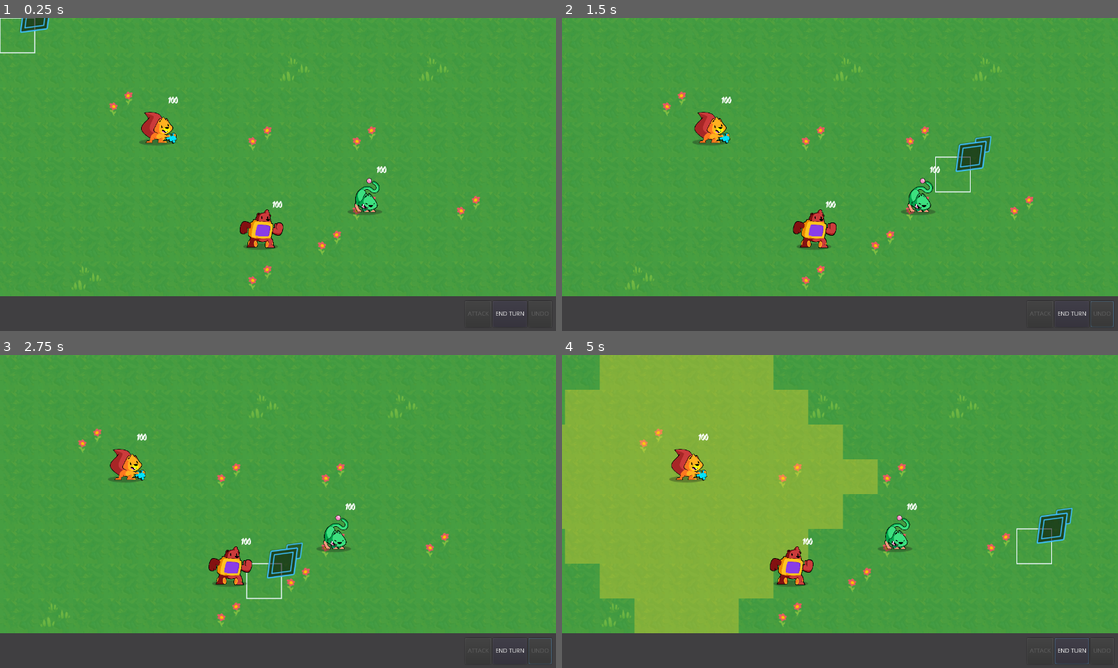
Above: before the commit, frames 1-4 (two rows, left to right).
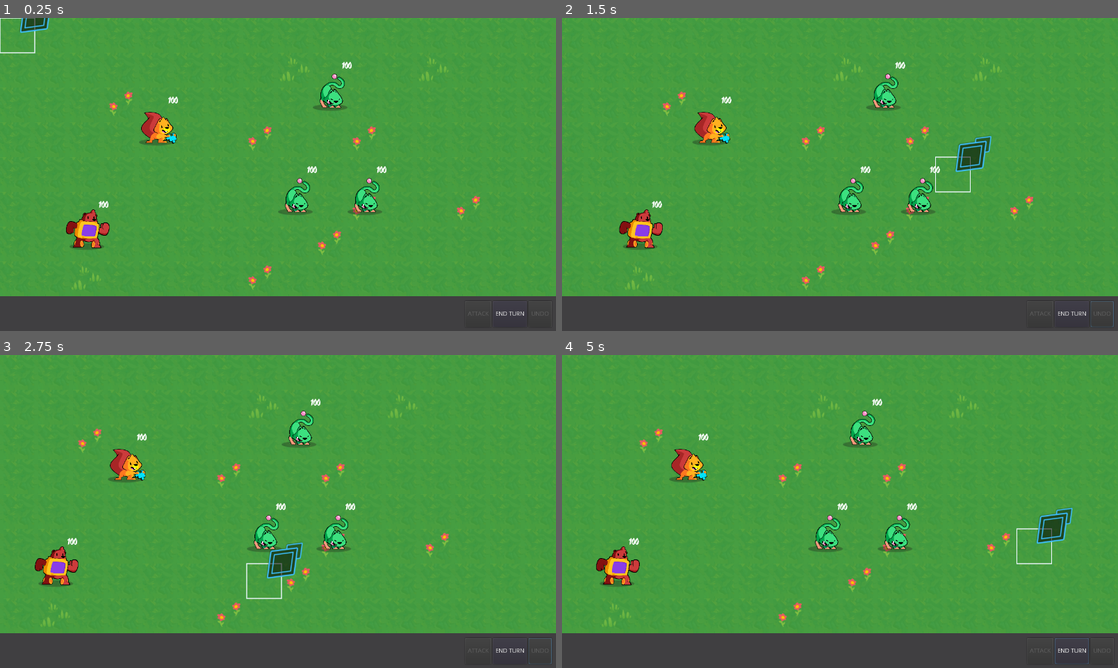
Above: after the commit, the same moments.

Repository: quaaludefood/lorelockers
Game: Godot game, scene res://Main.tscn
Two runs of this game, one before a commit and one after it. Both use one fixed random seed, a clock stepped at 60 frames per second and the inputs below.
Inputs (mouse positions are in pixels of both pictures, inside the frame that each line leads up to):
- Up to frame 1 (0.25 s): no input
- Up to frame 2 (1.5 s): click "END TURN" at 0.5 s; tap Enter (ui_accept) at 1.25 s; move the mouse to (962, 158) at 1.27 s; press the mouse at (962, 158) at 1.28 s; hold Right (ui_right) from 1.28 s (still down)
- Up to frame 3 (2.75 s): tap Enter (ui_accept) at 1.52, 1.55, 1.82 s; release Right (ui_right) at 2 s; release the mouse at (400, 495) at 2 s; drag from (166, 527) to (250, 574) at 2.02 s
- Up to frame 4 (5 s): tap Enter (ui_accept) at 2.75, 3.05, 4.25, 4.52, 4.55, 4.82 s; move the mouse to (895, 442) at 2.77 s; press the mouse at (895, 442) at 2.78 s; hold Right (ui_right) 2.78-3.5 s; release the mouse at (895, 442) at 3.5 s; drag from (812, 574) to (673, 464) at 3.52 s; move the mouse to (1006, 558) at 4.27 s; press the mouse at (1006, 558) at 4.28 s; hold Left (ui_left) from 4.28 s (still down); tap Space (debug_info) at 4.9 s

The runs differ from the first frame. In frame 1, 2.1% of the frame differs, in the area x 11-64%, y 14-74%; in frame 2, 2.1%; in frame 3, 2.1%; in frame 4, 37%, in the area x 0-58%, y 0-89%.
Error after the commit: Invalid get index '0' (on base: 'Dictionary'). (res://GameBoard/GameBoard.gd:130)

Commit message:
AI stuff in progress!
Signed-off-by: plxpm5@gmail.com <philippa@thefusionworks.com>

Diff:
--- a/GameBoard/Cursor/Cursor.gd
+++ b/GameBoard/Cursor/Cursor.gd
@@ -24,16 +24,13 @@
 func _ready() -> void:
 	_timer.wait_time = ui_cooldown
 	position = grid.calculate_map_position(cell)
-	print(_main)
+
 
 func _unhandled_input(event: InputEvent) -> void:
 	# Navigating cells with the mouse.
 	if event is InputEventMouseMotion:
-		#Old code
-		#self.cell = grid.calculate_grid_coordinates(event.position)
 		self.cell = grid.calculate_grid_coordinates(_main.get_global_mouse_position())
-	# Trying to select something in a cell.
-	elif event.is_action_pressed("click") or event.is_action_pressed("ui_accept"):
+	elif event.is_action_pressed("click"):
 		emit_signal("accept_pressed", cell)
 		get_tree().set_input_as_handled()
 
--- a/GameBoard/GameBoard.gd
+++ b/GameBoard/GameBoard.gd
@@ -7,14 +7,16 @@
 ## Resource of type Grid.
 export var grid: Resource
 
-## Mapping of coordinates of a cell to a reference to the unit it contains.
 var _units := {}
+var _friendly_units := []
+var _enemy_units := []
 var _active_unit: Unit
 var _last_moved_unit: Unit
 var _active_unit_starting_position :=  Vector2.ZERO
 var _walkable_cells := []
 var _attack_mode:= false
 var _target_unit: Unit
+var _is_player_turn := false
 
 onready var _unit_overlay: UnitOverlay = $UnitOverlay
 onready var _attack_overlay: AttackOverlay = $AttackOverlay
@@ -25,9 +27,9 @@
 onready var _endturnbutton: Button = get_node("../UI/Interface/Buttons/EndTurnButton")
 onready var _undobutton: Button = get_node("../UI/Interface/Buttons/UndoButton")
 
-
+####Generic functions
 func _ready() -> void:
-	_reinitialize()
+	_is_player_turn = true
 	_attackbutton.connect("attack_pressed", self, "scope_attack")
 	_endturnbutton.connect("endturn_pressed", self, "end_turn")
 	_undobutton.connect("undo_pressed", self, "undo_move")
@@ -35,8 +37,140 @@
 	_undobutton.disabled = true
 	_attackbutton.disabled = true
 
-
+	var all_units = []
+	for child in get_children():
+		var unit := child as Unit
+		if not unit:
+			continue
+		all_units.append(unit)
+		if unit.is_friendly():
+			_friendly_units.append(unit)
+		else:
+			_enemy_units.append(unit)
+
+	for unit in all_units:
+		unit.setup(all_units)
+
+	for unit in _friendly_units:
+		_units[unit.cell] = unit
+	for unit in _enemy_units:
+		_units[unit.cell] = unit
+
+func _reinitialize() -> void:
+	_units.clear()
+	for unit in _friendly_units:
+		_units[unit.cell] = unit
+	for unit in _enemy_units:
+		_units[unit.cell] = unit
+
+func _unhandled_input(event: InputEvent) -> void:
+	if event.is_action_released("debug_info"):
+		print("hi!")
+		for unit in _units.values():
+			print(unit.name, ": can move:", unit.can_move, " can attack:", unit.can_attack,
+			  " is selected:", unit.is_selected, " deactivated:", unit.deactivated,
+			" is friendly:", unit.is_friendly())
+
+	if _active_unit and event.is_action_pressed("ui_cancel"):
+		_deselect_active_unit()
+		_clear_active_unit()
+
+###Getters and setters
+
+func _get_configuration_warning() -> String:
+	var warning := ""
+	if not grid:
+		warning = "You need a Grid resource for this node to work."
+	return warning
+
+func is_occupied(cell: Vector2) -> bool:
+	return true if _units.has(cell) else false
+
+func get_last_moved_unit() -> Unit:
+	return _last_moved_unit
+
+func get_walkable_cells(unit: Unit) -> Array:
+	var array := []
+	if unit.can_move:
+		array = _flood_fill(unit.cell, unit.move_range)
+	else:
+		_deselect_active_unit()
+		_clear_active_unit()
+	return array
+
+###Turn functions
+
+func end_turn()-> void:
+	_clear_attack_scoping()
+	_clear_active_unit()
+	for unit in _units.values():
+		unit.set_deactivated(false)
+
+	_is_player_turn = not _is_player_turn
+	if _is_player_turn == false:
+		_play_ai_turn()
+
+func _play_ai_turn() -> void:
+	for unit in _enemy_units:
+		var result: Dictionary = unit.get_ai().choose()
+		var action_data: ActionData
+		var targets := []
+		action_data = result.action
+		targets = result.targets
+		approach_enemy(unit, targets[0])
+		#print("%s attacks %s with action %s" % [unit.name, targets[0].name,  action_data.label])
+
+func approach_enemy(unit: Unit, enemy_unit: Unit) -> Vector2:
+	var move_range = get_walkable_cells(unit)
+	var enemy_location = enemy_unit.cell
+	var distances = {}
+	var result:Vector2
+	for cell in move_range:
+		distances[cell] = cell.distance_to(enemy_location)
+	result = distances[0]
+	for cell in distances.keys():
+		if cell.value < result.distance_to(enemy_location):
+			result = cell
+	print(distances)
+	print(result)
+	return result
+
+
+func _select_unit(cell: Vector2) -> void:
+	if not _units.has(cell):
+		return
+	if  _units[cell].deactivated == true:
+		return
+	if _attack_mode == true:
+		_attack_path.target_selected = true
+		return
+	_last_moved_unit = _units[cell]
+	_active_unit = _units[cell]
+	_active_unit.is_selected = true
+
+	if _active_unit.can_move:
+		_walkable_cells = get_walkable_cells(_active_unit)
+		_unit_overlay.draw(_walkable_cells)
+		_unit_path.initialize(_walkable_cells)
+		_undobutton.disabled = true
+		_attackbutton.disabled = false
+
+	else:
+		scope_attack()
+
+func _deselect_active_unit() -> void:
+	_active_unit.is_selected = false
+	_unit_overlay.clear()
+	_unit_path.stop()
+
+
+func _clear_active_unit() -> void:
+	_active_unit = null
+	_walkable_cells.clear()
+
+###Battle functions
 func scope_attack()-> void:
+
 	_attack_mode = true
 	var _max_range: int = 4
 	var _range := []
@@ -48,11 +182,26 @@
 		_enemy_unit_cells.append(unit)
 	_attack_path.initialize(_range, _enemy_unit_cells, _friendly_unit_cells, _last_moved_unit.cell)
 
-func end_turn()-> void:
-	_clear_attack_scoping()
-	_clear_active_unit()
-	for unit in _units.values():
-		unit.set_deactivated(false)
+func _play_attack() -> void:
+	var action_data: ActionData
+	action_data = _last_moved_unit.actions[0]
+	var _targets = []
+	_targets.append(_target_unit)
+	var action = AttackAction.new(action_data, _last_moved_unit, _targets)
+	_last_moved_unit.act(action)
+	yield(_last_moved_unit, "action_finished")
+	_last_moved_unit.set_deactivated(true)
+	_attack_mode = false
+	_reinitialize()
+
+func _clear_attack_scoping() -> void:
+	_attack_overlay.clear()
+	_attack_path.stop()
+	_undobutton.disabled = true
+	_attackbutton.disabled = true
+	_unit_path.initialize([])
+
+###Movement functions
 
 func undo_move()-> void:
 	_units.erase(_last_moved_unit.cell)
@@ -65,55 +214,7 @@
 	_attack_mode = false
 	_undobutton.disabled = true
 
-func _unhandled_input(event: InputEvent) -> void:
-	if event.is_action_released("debug_info"):
-		print("hi!")
-		for unit in _units.values():
-			print(unit.name, ": can move:", unit.can_move, " can attack:", unit.can_attack,
-			  " is selected:", unit.is_selected, " deactivated:", unit.deactivated,
-			" is friendly:", unit.is_friendly)
-
-	if _active_unit and event.is_action_pressed("ui_cancel"):
-		_deselect_active_unit()
-		_clear_active_unit()
-
-
-func _get_configuration_warning() -> String:
-	var warning := ""
-	if not grid:
-		warning = "You need a Grid resource for this node to work."
-	return warning
-
-
-## Returns `true` if the cell is occupied by a unit.
-func is_occupied(cell: Vector2) -> bool:
-	return true if _units.has(cell) else false
-
-
-## Returns an array of cells a given unit can walk using the flood fill algorithm.
-func get_walkable_cells(unit: Unit) -> Array:
-	var array := []
-	if unit.can_move:
-		array = _flood_fill(unit.cell, unit.move_range)
-	else:
-		_deselect_active_unit()
-		_clear_active_unit()
-
-	return array
-
-
-## Clears, and refills the `_units` dictionary with game objects that are on the board.
-func _reinitialize() -> void:
-	_units.clear()
-
-	for child in get_children():
-		var unit := child as Unit
-		if not unit:
-			continue
-		_units[unit.cell] = unit
-
-
-## Returns an array with all the coordinates of walkable cells based on the `max_distance`.
+
 func _flood_fill(cell: Vector2, max_distance: int) -> Array:
 	var array := []
 	var stack := [cell]
@@ -142,7 +243,6 @@
 	return array
 
 
-## Updates the _units dictionary with the target position for the unit and asks the _active_unit to walk to it.
 func _move_active_unit(new_cell: Vector2) -> void:
 	if is_occupied(new_cell) or not new_cell in _walkable_cells:
 		return
@@ -156,44 +256,8 @@
 	_clear_active_unit()
 	_undobutton.disabled = false
 
-## Selects the unit in the `cell` if there's one there.
-## Sets it as the `_active_unit` and draws its walkable cells and interactive move path.
-func _select_unit(cell: Vector2) -> void:
-	if not _units.has(cell):
-		return
-	if  _units[cell].deactivated == true:
-		return
-	if _attack_mode == true:
-		_attack_path.target_selected = true
-		return
-	_last_moved_unit = _units[cell]
-	_active_unit = _units[cell]
-	_active_unit.is_selected = true
-
-	if _active_unit.can_move:
-		_walkable_cells = get_walkable_cells(_active_unit)
-		_unit_overlay.draw(_walkable_cells)
-		_unit_path.initialize(_walkable_cells)
-		_undobutton.disabled = true
-		_attackbutton.disabled = false
-
-	else:
-		scope_attack()
-
-## Deselects the active unit, clearing the cells overlay and interactive path drawing.
-func _deselect_active_unit() -> void:
-	_active_unit.is_selected = false
-	_unit_overlay.clear()
-	_unit_path.stop()
-
-
-## Clears the reference to the _active_unit and the corresponding walkable cells.
-func _clear_active_unit() -> void:
-	_active_unit = null
-	_walkable_cells.clear()
-
-
-## Selects or moves a unit based on where the cursor is.
+
+
 func _on_Cursor_accept_pressed(cell: Vector2) -> void:
 	if _attack_path.target_selected == true && _attack_mode == true:
 		_target_unit = _units[cell]
@@ -207,32 +271,8 @@
 			_move_active_unit(cell)
 
 
-## Updates the interactive path's drawing if there's an active and selected unit.
 func _on_Cursor_moved(new_cell: Vector2) -> void:
 	if _attack_mode == true:
 		_attack_path.draw(_last_moved_unit.cell, new_cell)
 	elif _active_unit and _active_unit.is_selected:
 		_unit_path.draw(_active_unit.cell, new_cell)
-
-func get_last_moved_unit() -> Unit:
-	return _last_moved_unit
-
-func _play_attack() -> void:
-	var action_data: ActionData
-	action_data = _last_moved_unit.actions[0]
-	var _targets = []
-	_targets.append(_target_unit)
-	var action = AttackAction.new(action_data, _last_moved_unit, _targets)
-
-	_last_moved_unit.act(action)
-	yield(_last_moved_unit, "action_finished")
-	_last_moved_unit.set_deactivated(true)
-	_attack_mode = false
-	_reinitialize()
-
-func _clear_attack_scoping() -> void:
-	_attack_overlay.clear()
-	_attack_path.stop()
-	_undobutton.disabled = true
-	_attackbutton.disabled = true
-	_unit_path.initialize([])
--- a/Main.tscn
+++ b/Main.tscn
@@ -16,6 +16,7 @@
 [ext_resource path="res://GameBoard/Attack/AttackPath.tscn" type="PackedScene" id=14]
 [ext_resource path="res://Units/Stats/UnitStats.gd" type="Script" id=15]
 [ext_resource path="res://Units/Actions/Attacks/basic_attack.tres" type="Resource" id=16]
+[ext_resource path="res://Units/AI/AggressiveUnitAI.tscn" type="PackedScene" id=17]
 
 [sub_resource type="Curve2D" id=3]
 resource_local_to_scene = true
@@ -47,13 +48,31 @@
 base_hit_chance = 100.0
 base_evasion = 0.0
 
+[sub_resource type="Resource" id=6]
+script = ExtResource( 15 )
+max_health = 100.0
+base_attack = 10.0
+base_defense = 10.0
+base_speed = 70.0
+base_hit_chance = 100.0
+base_evasion = 0.0
+
+[sub_resource type="Resource" id=7]
+script = ExtResource( 15 )
+max_health = 100.0
+base_attack = 10.0
+base_defense = 10.0
+base_speed = 70.0
+base_hit_chance = 100.0
+base_evasion = 0.0
+
 [sub_resource type="Curve2D" id=1]
 resource_local_to_scene = true
 _data = {
 "points": PoolVector2Array(  )
 }
 
-[sub_resource type="Resource" id=6]
+[sub_resource type="Resource" id=8]
 script = ExtResource( 15 )
 max_health = 100.0
 base_attack = 10.0
@@ -92,24 +111,44 @@
 skin_offset = Vector2( 6, 17 )
 stats = SubResource( 4 )
 
-[node name="Cat" parent="GameBoard" instance=ExtResource( 2 )]
+[node name="Cat1" parent="GameBoard" instance=ExtResource( 2 )]
 position = Vector2( 850.293, 412.465 )
 curve = SubResource( 2 )
 actions = [ ExtResource( 16 ) ]
-is_friendly = false
 skin = ExtResource( 9 )
-move_range = 8
+move_range = 4
 skin_offset = Vector2( 5, 12 )
 stats = SubResource( 5 )
+ai_scene = ExtResource( 17 )
+
+[node name="Cat2" parent="GameBoard" instance=ExtResource( 2 )]
+position = Vector2( 750.293, 200 )
+curve = SubResource( 2 )
+actions = [ ExtResource( 16 ) ]
+skin = ExtResource( 9 )
+move_range = 4
+skin_offset = Vector2( 5, 12 )
+stats = SubResource( 6 )
+ai_scene = ExtResource( 17 )
+
+[node name="Cat3" parent="GameBoard" instance=ExtResource( 2 )]
+position = Vector2( 650.293, 412.465 )
+curve = SubResource( 2 )
+actions = [ ExtResource( 16 ) ]
+skin = ExtResource( 9 )
+move_range = 4
+skin_offset = Vector2( 5, 12 )
+stats = SubResource( 7 )
+ai_scene = ExtResource( 17 )
 
 [node name="Bear" parent="GameBoard" instance=ExtResource( 2 )]
-position = Vector2( 600, 480 )
+position = Vector2( 200, 480 )
 curve = SubResource( 1 )
 actions = [ ExtResource( 16 ) ]
 skin = ExtResource( 8 )
 move_range = 3
 skin_offset = Vector2( 2, 9 )
-stats = SubResource( 6 )
+stats = SubResource( 8 )
 
 [node name="WorldCamera" type="Camera2D" parent="."]
 anchor_mode = 0
--- /dev/null
+++ b/Units/AI/AggressiveUnitAI.gd
@@ -0,0 +1,13 @@
+class_name AggressiveBattlerAI
+extends BattlerAI
+
+
+func _choose_action(info: Dictionary) -> ActionData:
+	print(info)
+	return info.strongest_action
+
+
+func _choose_targets(_action: ActionData, info: Dictionary) -> Array:
+	# We always work with arrays of targets to support targeting multiple targets.
+	# If you want to target only one opponent, don't forget to wrap it in an array.
+	return [info.weakest_target]
--- /dev/null
+++ b/Units/AI/AggressiveUnitAI.tscn
@@ -0,0 +1,6 @@
+[gd_scene load_steps=2 format=2]
+
+[ext_resource path="res://Units/AI/AggressiveUnitAI.gd" type="Script" id=1]
+
+[node name="AggressiveUnitAI" type="Node"]
+script = ExtResource( 1 )
--- /dev/null
+++ b/Units/AI/UnitAI.gd
@@ -0,0 +1,157 @@
+class_name BattlerAI
+extends Node
+
+enum HealthStatus { CRITICAL, LOW, MEDIUM, HIGH, FULL }
+
+var _next_actions := []
+var _rng := RandomNumberGenerator.new()
+
+var _actor: Unit
+var _party := []
+var _opponents := []
+
+
+func setup(actor: Unit, battlers: Array) -> void:
+	_actor = actor
+	for battler in battlers:
+		var is_opponent: bool = battler.is_friendly() != actor.is_friendly()
+		if is_opponent:
+			_opponents.append(battler)
+		else:
+			_party.append(battler)
+
+
+func choose() -> Dictionary:
+	assert(
+		not _opponents.empty(),
+		"You must call setup() on the AI and give it opponents for it to work."
+	)
+	return _choose()
+
+
+# @tags: virtual
+func _choose() -> Dictionary:
+	var battle_info := _gather_information()
+	var action: ActionData
+	var targets := []
+
+	if not _next_actions.empty():
+		action = _next_actions.pop_front()
+	else:
+		action = _choose_action(battle_info)
+
+	if action.is_targeting_self:
+		targets = [_actor]
+	else:
+		targets = _choose_targets(action, battle_info)
+	return {action = action, targets = targets}
+
+
+# @tags: virtual
+func _choose_action(_info: Dictionary) -> ActionData:
+	return _actor.actions[0]
+
+
+# @tags: virtual
+func _choose_targets(_action: ActionData, _info: Dictionary) -> Array:
+	return [_info.weakest_target]
+
+
+func _gather_information() -> Dictionary:
+	var actions := _get_available_actions()
+	var attack_actions := _get_attack_actions_from(actions)
+	var defensive_actions := _get_defensive_actions_from(actions)
+	var info := {
+		weakest_target = _get_battler_with_lowest_health(_opponents),
+		weakest_ally = _get_battler_with_lowest_health(_party),
+		health_status = _get_health_status(_actor),
+		fallen_party_count = _count_fallen_party(),
+		fallen_opponents_count = _count_fallen_opponents(),
+		available_actions = actions,
+		attack_actions = attack_actions,
+		defensive_actions = defensive_actions,
+		strongest_action = _find_most_damaging_action_from(attack_actions),
+	}
+	return info
+
+
+func _get_battler_with_lowest_health(battlers: Array) -> Unit:
+	var weakest: Unit = battlers[0]
+	for battler in battlers:
+		if battler.stats.health < weakest.stats.health:
+			weakest = battler
+	return weakest
+
+
+func _count_fallen_party() -> int:
+	var count := 0
+	for ally in _party:
+		if ally.is_fallen():
+			count += 1
+	return count
+
+
+func _count_fallen_opponents() -> int:
+	var count := 0
+	for opponent in _opponents:
+		if opponent.is_fallen():
+			count += 1
+	return count
+
+
+func _get_health_status(battler: Unit) -> int:
+	if _is_health_below(battler, 0.1):
+		return HealthStatus.CRITICAL
+	elif _is_health_below(battler, 0.3):
+		return HealthStatus.LOW
+	elif _is_health_below(battler, 0.6):
+		return HealthStatus.MEDIUM
+	elif _is_health_below(battler, 1.0):
+		return HealthStatus.HIGH
+	else:
+		return HealthStatus.FULL
+
+
+func _is_health_below(battler: Unit, rate: float) -> bool:
+	rate = clamp(rate, 0.0, 1.0)
+	return battler.stats.health < battler.stats.health * rate
+
+
+func _is_health_above(battler: Unit, rate: float) -> bool:
+	rate = clamp(rate, 0.0, 1.0)
+	return battler.stats.health > battler.stats.health * rate
+
+
+func _get_available_actions() -> Array:
+	var actions := []
+	for action in _actor.actions:
+		if action.can_be_used_by(_actor):
+			actions.append(action)
+	return actions
+
+
+func _get_attack_actions_from(available_actions: Array) -> Array:
+	var attack_actions := []
+	for action in available_actions:
+		if action is AttackActionData:
+			attack_actions.append(action)
+	return attack_actions
+
+
+func _get_defensive_actions_from(available_actions: Array) -> Array:
+	var defensive_actions := []
+	for action in available_actions:
+		if not action is AttackActionData:
+			defensive_actions.append(action)
+	return defensive_actions
+
+
+func _find_most_damaging_action_from(attack_actions: Array):
+	var strongest_action
+	var highest_damage := 0
+	for action in attack_actions:
+		var total_damage = action.calculate_potential_damage_for(_actor)
+		if total_damage > highest_damage:
+			strongest_action = action
+			highest_damage = total_damage
+	return strongest_action
--- a/Units/Actions/ActionData.gd
+++ b/Units/Actions/ActionData.gd
@@ -1,6 +1,7 @@
 class_name ActionData
 extends Resource
 
+export var label := "Base combat action"
 #
 # The following properties help us filter potential targets on a battler's turn.
 export var is_targeting_self := false
--- a/Units/Actions/Attacks/AttackActionData.gd
+++ b/Units/Actions/Attacks/AttackActionData.gd
@@ -4,3 +4,7 @@
 
 export var damage_multiplier := 1.0
 export var hit_chance := 100.0
+
+func calculate_potential_damage_for(battler) -> int:
+	var total_damage: int = int(Formulas.calculate_potential_damage(self, battler))
+	return total_damage
--- a/Units/Actions/Attacks/basic_attack.tres
+++ b/Units/Actions/Attacks/basic_attack.tres
@@ -4,6 +4,7 @@
 
 [resource]
 script = ExtResource( 1 )
+label = "Base combat action"
 is_targeting_self = false
 is_targeting_all = false
 damage_multiplier = 1.0
--- a/Units/Unit.gd
+++ b/Units/Unit.gd
@@ -12,13 +12,13 @@
 signal hit_missed
 
 export var actions: Array
-export var is_friendly := true
 export var grid: Resource
 export var skin: Texture setget set_skin
 export var move_range := 6
 export var skin_offset := Vector2.ZERO setget set_skin_offset
 export var move_speed := 600.0
 export var stats: Resource
+export var ai_scene: PackedScene
 
 var cell := Vector2.ZERO setget set_cell
 var is_selected := false setget set_is_selected
@@ -26,14 +26,14 @@
 var can_attack := true setget set_can_attack
 var can_move := true setget set_can_move
 var deactivated := false setget set_deactivated
-
-
+var _ai_instance = null
 
 onready var _sprite: Sprite = $PathFollow2D/Sprite
 onready var _health_display: Label = $PathFollow2D/HealthDisplay
 onready var _anim_player: AnimationPlayer = $AnimationPlayer
 onready var _path_follow: PathFollow2D = $PathFollow2D
 
+###Generic functions
 func _ready() -> void:
 	set_process(false)
 	stats = stats.duplicate()
@@ -54,6 +54,15 @@
 		warning = "You need an [Attack].tres resource for this node to work."
 	return warning
 
+func setup(battlers: Array) -> void:
+	if ai_scene:
+		# We instance the `ai_scene` and store a reference to it.
+		_ai_instance = ai_scene.instance()
+		# `BattlerAI.setup()` takes the actor and all battlers in the encounter.
+		_ai_instance.setup(self, battlers)
+		# Adding the instance as a child to trigger its `_ready()` callback.
+		add_child(_ai_instance)
+
 func _process(delta: float) -> void:
 	_path_follow.offset += move_speed * delta
 
@@ -65,25 +74,16 @@
 		emit_signal("walk_finished")
 		self.set_can_move(false)
 
-func act(action) -> void:
+###Getters and setters
 
-	yield(action.apply_async(), "completed")
-	emit_signal("action_finished")
+func is_friendly() -> bool:
+	return ai_scene == null
 
+func is_fallen() -> bool:
+	return stats.health == 0
 
-# Applies a hit object to the battler, dealing damage or status effects.
-func take_hit(hit: Hit) -> void:
-	if hit.does_hit():
-		_take_damage(hit.damage)
-		emit_signal("damage_taken", hit.damage)
-
-	else:
-		emit_signal("hit_missed")
-
-func _take_damage(amount: int) -> void:
-	stats.health -= amount
-	_health_display.text = str(stats.health)
-
+func get_ai() -> Node:
+	return _ai_instance
 
 func set_cell(value: Vector2) -> void:
 	cell = grid.clamp(value)
@@ -103,10 +103,7 @@
 	can_attack = value
 
 func set_deactivated(value: bool) -> void:
-	print(self.name, "set_deactivated:",value)
-	deactivated = value
 	if value == true:
-		print("play deactivate")
 		_anim_player.play("Deactivate")
 		print(_anim_player)
 		set_can_move(false)
@@ -135,6 +132,28 @@
 	_is_walking = value
 	set_process(_is_walking)
 
+###Battle functions
+
+func act(action) -> void:
+	yield(action.apply_async(), "completed")
+	emit_signal("action_finished")
+
+func take_hit(hit: Hit) -> void:
+	if hit.does_hit():
+		_take_damage(hit.damage)
+		emit_signal("damage_taken", hit.damage)
+
+	else:
+		emit_signal("hit_missed")
+
+func _take_damage(amount: int) -> void:
+	stats.health -= amount
+	_health_display.text = str(stats.health)
+
+func _on_BattlerStats_health_depleted() -> void:
+	set_deactivated(true)
+
+###Movement functions
 
 
 func walk_along(path: PoolVector2Array) -> void:
@@ -149,6 +168,3 @@
 		curve.add_point(grid.calculate_map_position(point) - position)
 	cell = path[-1]
 	self._is_walking = true
-
-func _on_BattlerStats_health_depleted() -> void:
-	set_deactivated(true)
--- a/project.godot
+++ b/project.godot
@@ -18,6 +18,11 @@
 "class": "ActionData",
 "language": "GDScript",
 "path": "res://Units/Actions/ActionData.gd"
+}, {
+"base": "BattlerAI",
+"class": "AggressiveBattlerAI",
+"language": "GDScript",
+"path": "res://Units/AI/AggressiveUnitAI.gd"
 }, {
 "base": "Action",
 "class": "AttackAction",
@@ -43,6 +48,11 @@
 "class": "AttackPath",
 "language": "GDScript",
 "path": "res://GameBoard/Attack/AttackPath.gd"
+}, {
+"base": "Node",
+"class": "BattlerAI",
+"language": "GDScript",
+"path": "res://Units/AI/UnitAI.gd"
 }, {
 "base": "Node",
 "class": "CombatAction",
@@ -112,11 +122,13 @@
 _global_script_class_icons={
 "Action": "",
 "ActionData": "",
+"AggressiveBattlerAI": "",
 "AttackAction": "",
 "AttackActionData": "",
 "AttackButton": "",
 "AttackOverlay": "",
 "AttackPath": "",
+"BattlerAI": "",
 "CombatAction": "",
 "Cursor": "",
 "EndTurnButton": "",
Not shown: 1 places in Main.tscn that only renumber resources
